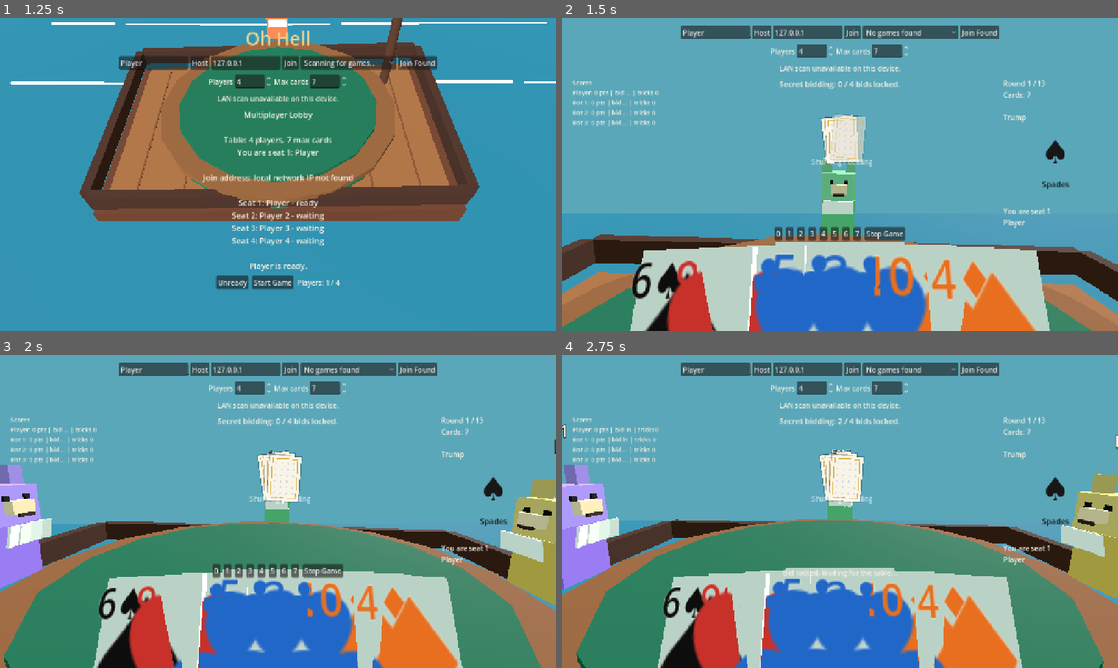
Above: before the commit, frames 1-4 (two rows, left to right).
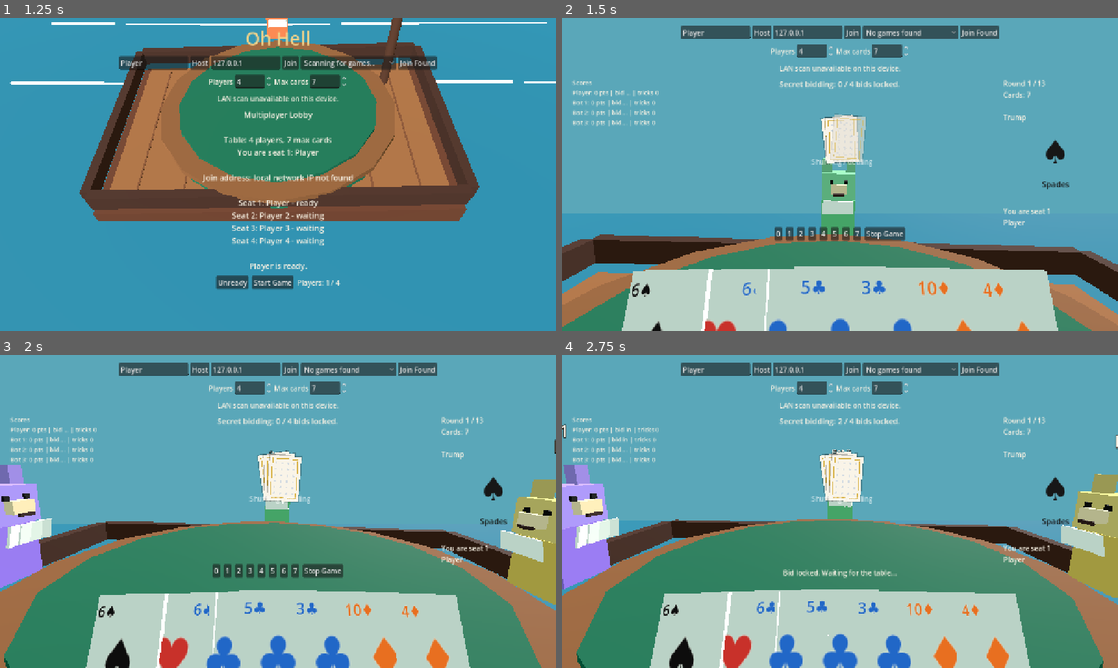
Above: after the commit, the same moments.

Repository: JordanOakFox/oh-hell-godot
Game: Godot game, scene res://scenes/main.tscn
Two runs of this game, one before a commit and one after it. Both use one fixed random seed, a clock stepped at 60 frames per second and the inputs below.
Inputs:
- Up to frame 1 (1.25 s): click "Ready" at 0.5 s
- Up to frame 2 (1.5 s): click "Start Game" at 1.25 s
- Up to frame 3 (2 s): no input
- Up to frame 4 (2.75 s): click "0" at 2 s

Frame 1 is identical in both runs. In frame 2, 16% of the frame differs, in the area x 10-90%, y 71-100%; in frame 3, 14%; in frame 4, 14%.

Commit message:
Tune 3D hand card spacing

Diff:
--- a/scripts/table_view_3d.gd
+++ b/scripts/table_view_3d.gd
@@ -426,7 +426,7 @@
 	var count := hand.size()
 	for i in range(count):
 		var card: Dictionary = hand[i]
-		var card_node := _make_readable_card(card, 1.62)
+		var card_node := _make_readable_card(card, 1.18)
 		card_node.name = "HandCard%d" % i
 		_apply_hand_card_transform(card_node, i, count, false)
 		hand_root.add_child(card_node)
@@ -481,17 +481,17 @@
 
 func _apply_hand_card_transform(card: Node3D, index: int, count: int, hovered: bool) -> void:
 	var offset := float(index) - float(count - 1) * 0.5
-	var spread := 0.205 if count <= 8 else 1.48 / float(max(count - 1, 1))
-	var lift := 0.13 if hovered else 0.0
-	var fan_turn := offset * 6.0
+	var spread := 0.255 if count <= 8 else 1.82 / float(max(count - 1, 1))
+	var lift := 0.105 if hovered else 0.0
+	var fan_turn := offset * 5.4
 	card.position = Vector3(
 		offset * spread,
-		-0.66 + lift - absf(offset) * 0.013 + sin(time * 2.0 + float(index)) * 0.004,
-		-1.14 - absf(offset) * 0.015
+		-0.68 + lift - absf(offset) * 0.009 + sin(time * 2.0 + float(index)) * 0.003,
+		-1.22 - absf(offset) * 0.014
 	)
 	card.rotation_degrees = Vector3(
-		69.0 + absf(offset) * 1.2 + sin(time * 1.5 + float(index)) * 0.5,
-		-offset * 1.4,
+		69.0 + absf(offset) * 0.9 + sin(time * 1.5 + float(index)) * 0.35,
+		-offset * 1.0,
 		-fan_turn
 	)
 
@@ -537,9 +537,9 @@
 	var color: Color = SUIT_COLORS.get(suit, Color("#111111"))
 	var rank_text: String = str(RANK_NAMES.get(rank, str(rank)))
 	var suit_text: String = str(SUIT_SYMBOLS.get(suit, suit))
-	_add_card_label(root, "%s%s" % [rank_text, suit_text], Vector3(-0.088, 0.029, -0.165), 34, 0.0036, color, 0.0)
-	_add_card_label(root, suit_text, Vector3(0.0, 0.03, 0.01), 78, 0.0064, color, 0.0)
-	_add_card_label(root, "%s%s" % [rank_text, suit_text], Vector3(0.088, 0.029, 0.165), 34, 0.0036, color, 180.0)
+	_add_card_label(root, "%s%s" % [rank_text, suit_text], Vector3(-0.095, 0.029, -0.17), 24, 0.0027, color, 0.0)
+	_add_card_label(root, suit_text, Vector3(0.0, 0.03, 0.012), 46, 0.0044, color, 0.0)
+	_add_card_label(root, "%s%s" % [rank_text, suit_text], Vector3(0.095, 0.029, 0.17), 24, 0.0027, color, 180.0)
 	return root
 
 func _add_card_label(root: Node3D, text: String, position: Vector3, font_size: int, pixel_size: float, color: Color, spin_degrees: float) -> void:
